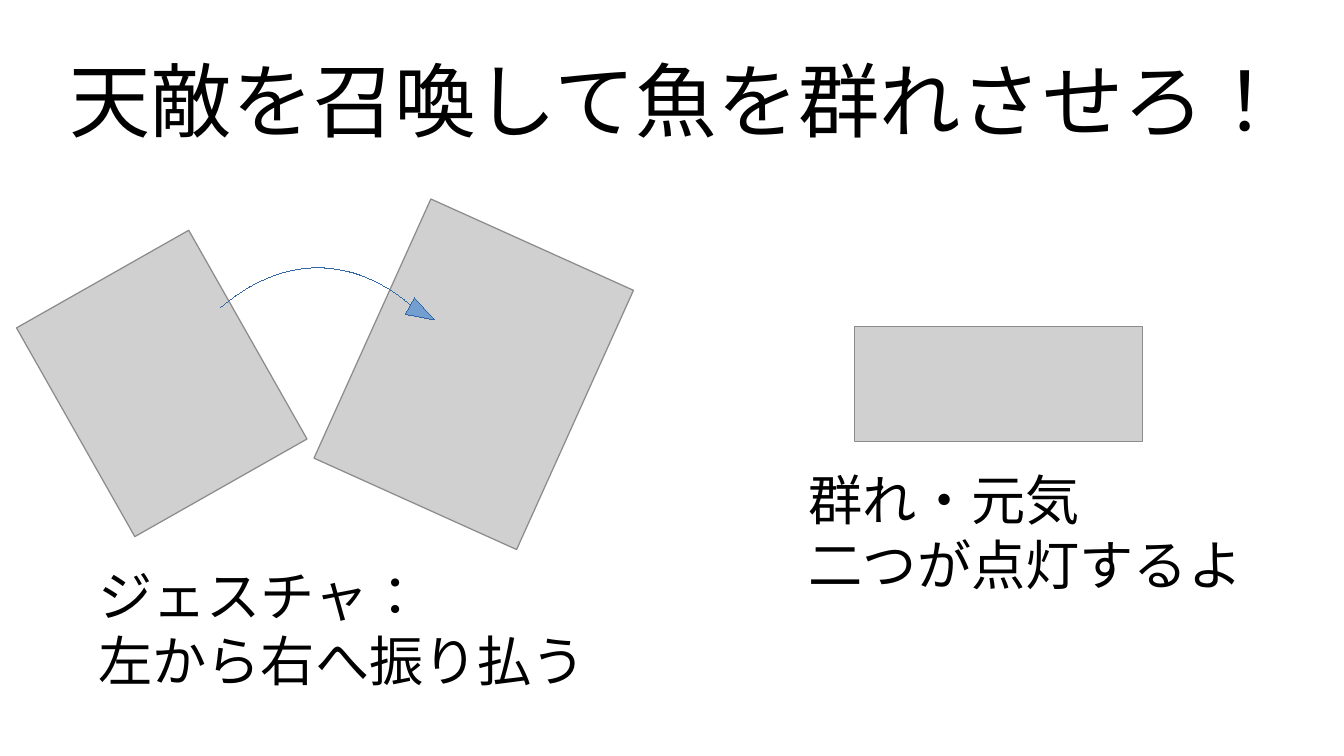
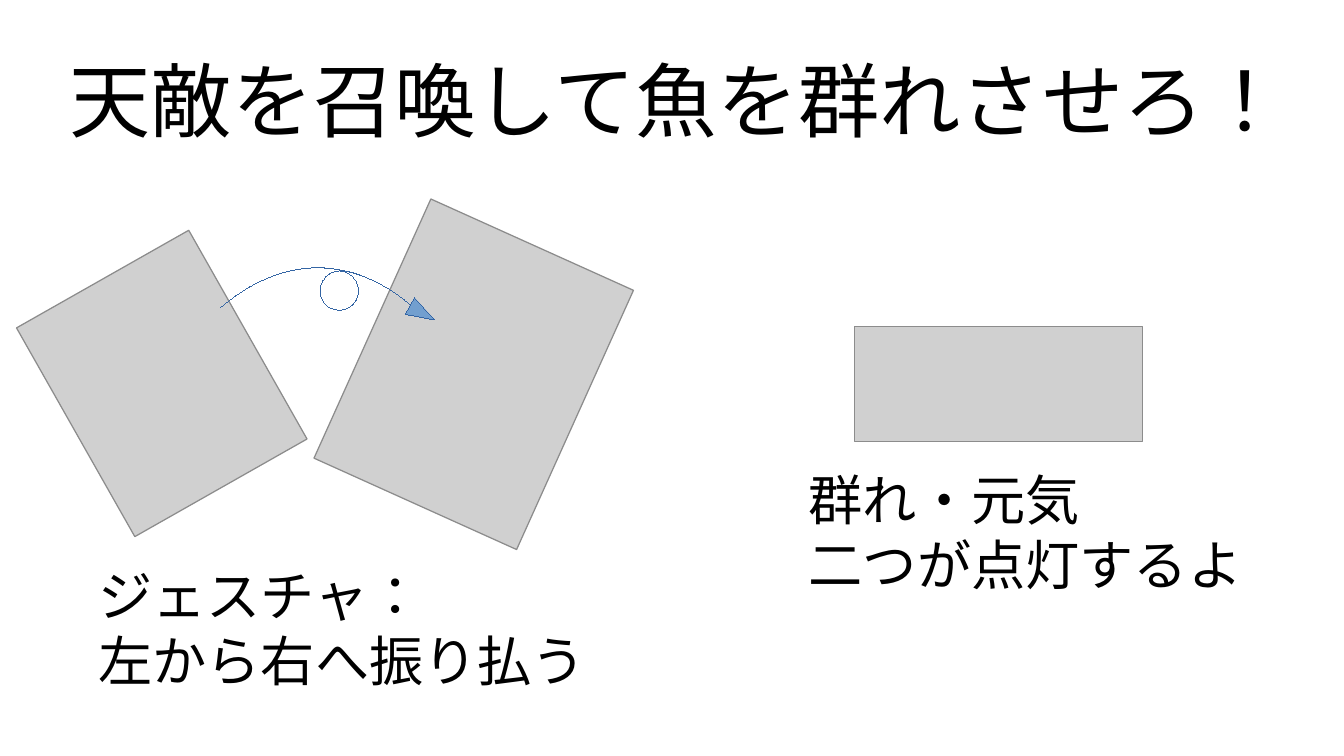
Before and after one commit to mimisukeMaster/OsakanaFlock, a slide deck: slide 4 of Assets/GameImages/StartInstructionImg/StartInstruction.odp. Drawn at 1344x756 pixels with LibreOffice and Linux fonts; fonts in the diff are those of the drawing; grey boxes stand for pictures. Boxes give left, top, right and bottom in pixels: in the first picture for what was removed or moved away, otherwise in the second. Text is boxed around its words. In the diff, an @@ line names an element or a change of style, - is before the commit and + after.

```diff
--- a/Assets/GameImages/StartInstructionImg/StartInstruction.odp
+++ b/Assets/GameImages/StartInstructionImg/StartInstruction.odp
@@ ellipse added at [321, 271, 359, 310], fill #FFFFFF, outline #3465A4 0 pt @@
```
Also in this commit, not shown: 57 other files.
